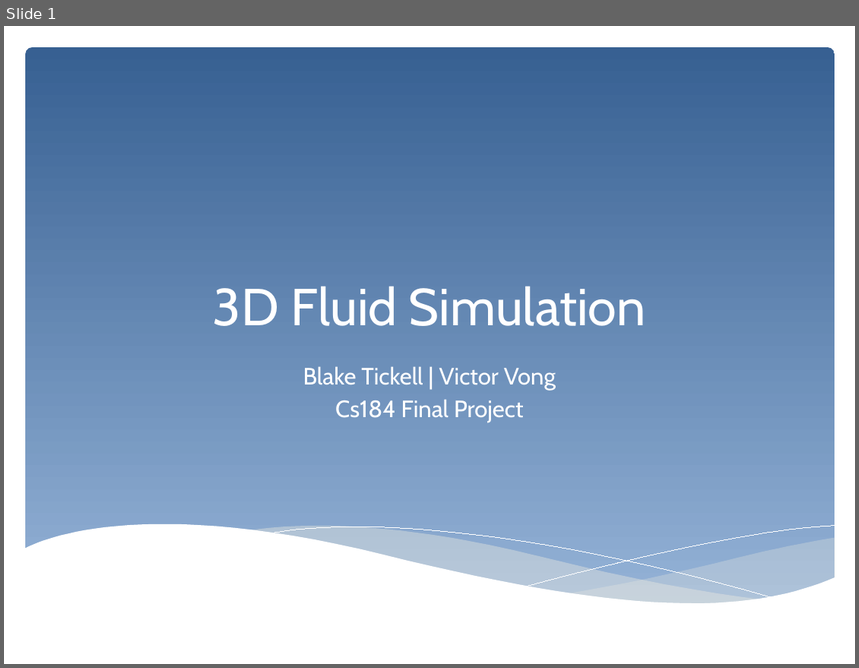
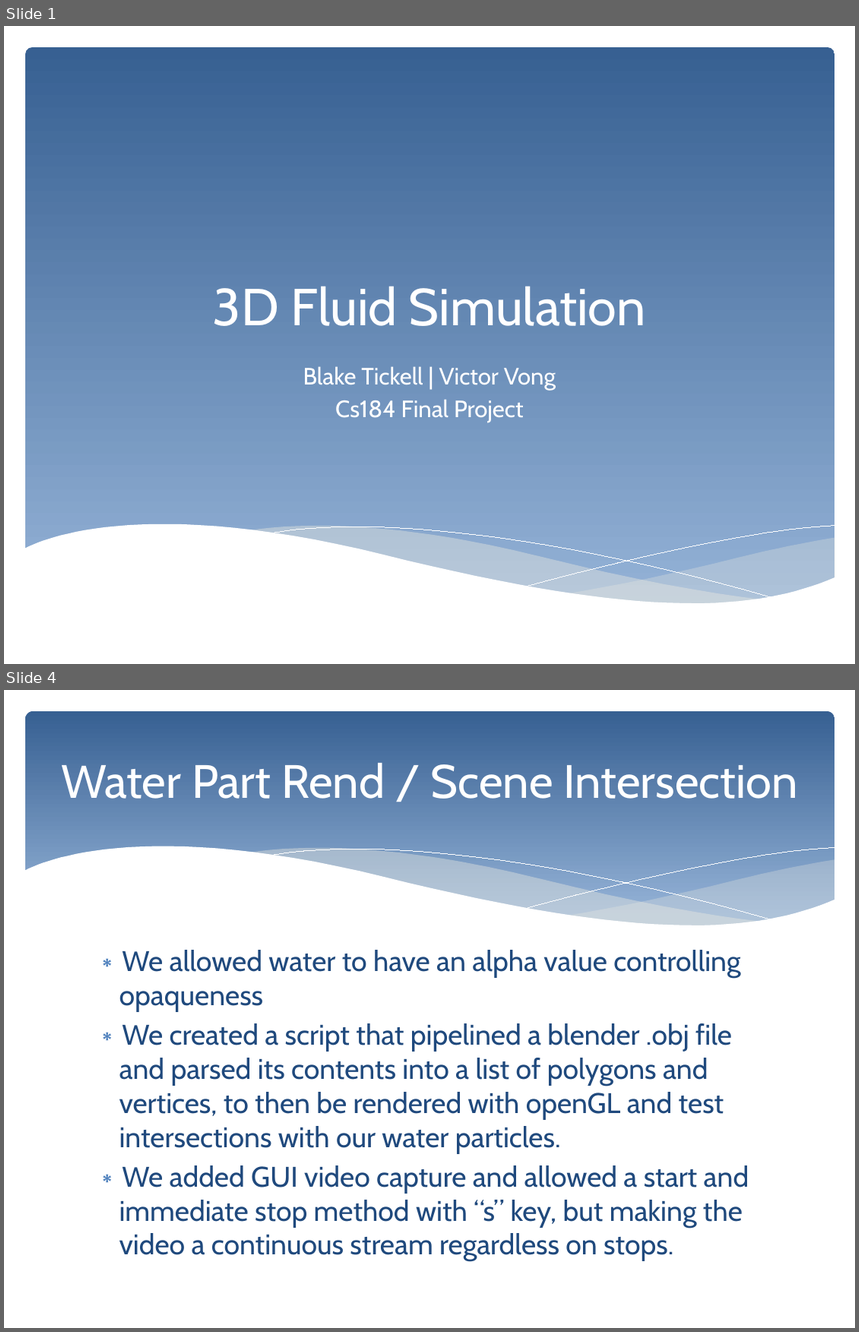
Before and after one commit to victorthevong/cs184, a slide deck: deliverables/cs184_final_slides.pptx. Shown one above the other, each under a label of ours: slide 1 before the commit, slides 1 and 4 after it; the slides between them are not shown. The pictures are 859x668 and 859x1332 pixels, drawn with LibreOffice and Linux fonts; fonts in the diff are those of the drawing. Boxes give left, top, right and bottom in pixels: in the first picture for what was removed or moved away, otherwise in the second. Text is boxed around its words. In the diff, an @@ line names an element or a change of style, - is before the commit and + after.

```diff
--- a/deliverables/cs184_final_slides.pptx
+++ b/deliverables/cs184_final_slides.pptx
@@ slide 4 added at (4,690,855,1328), background #FFFFFF @@
@@ rounded rectangle added at (25,711,835,941), fill gradient #376092 to #95B3D7 @@
@@ title added at (61,763,798,799), 39.6 pt, text #FFFFFF @@
+Water Part Rend / Scene Intersection
@@ group added at (24,847,835,970): 5 freeform shapes @@
@@ text added at (120,950,750,1262), 24 pt, text #1F497D @@
+∗ We allowed water to have an alpha value controlling opaqueness
+∗ We created a script that pipelined a blender .obj file and parsed its contents into a list of polygons and vertices, to then be rendered with openGL and test intersections with our water particles.
+∗ We added GUI video capture and allowed a start and immediate stop method with “s” key, but making the video a continuous stream regardless on stops.
```
Also in this commit, not shown: 1 slide changed, 7 other slides added, 5 slides removed.
